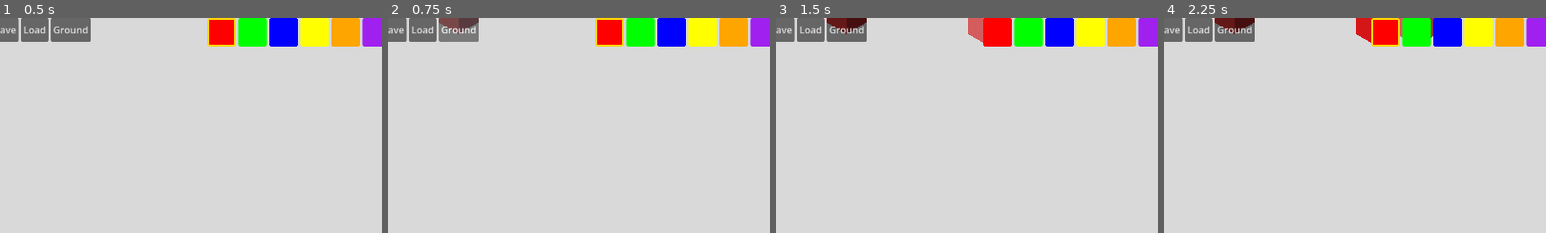
Above: before the commit, frames 1-4 (left to right).
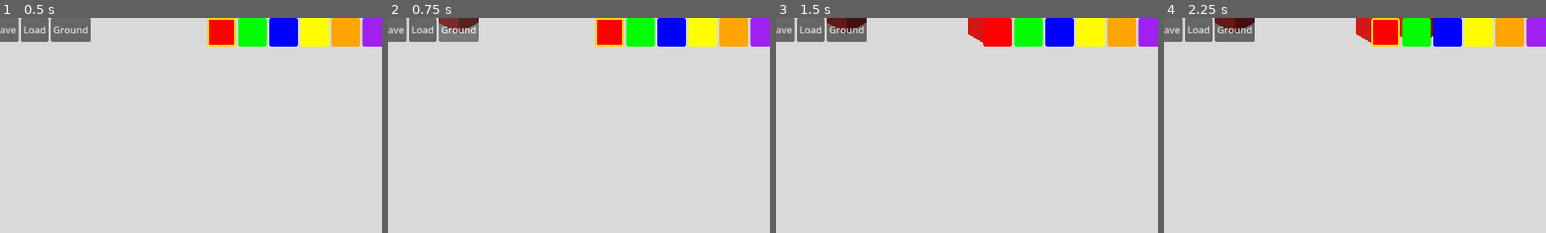
Above: after the commit, the same moments.

Repository: shbshc/building-game
Game: Godot game, scene res://scenes/main.tscn
The game is run twice, just before and just after one commit, with the same random seed, the same clock (stepped at 60 frames per second) and the same inputs.
Inputs (mouse positions are % of the whole screen's width and height, from its top left):
- Up to frame 1 (0.5 s): no input
- Up to frame 2 (0.75 s): click "Ground" at 0.5 s
- Up to frame 3 (1.5 s): click (30, 3) at 1.25 s
- Up to frame 4 (2.25 s): click (34, 3) at 2 s
The pictures show only the part of the screen within x 1-51%, y 0-50%; the shares and areas given below are measured in that part.

Frame 1 is identical in both runs. In frame 2, 0.4% of the frame differs, in the area x 13-24%, y 0-8%; in frame 3, 0.4%; in frame 4, 0.1%.

Commit message:
fix: smooth rotation, left-drag panning with screen-axis alignment, middle-click deselect

Diff:
--- a/scripts/camera_rig.gd
+++ b/scripts/camera_rig.gd
@@ -8,11 +8,10 @@
 @export var max_ortho := 40.0
 @export var min_pitch := 10.0
 @export var max_pitch := 60.0
-@export var rotation_speed := 90.0
+@export var rotate_speed := 60.0
 @export var zoom_speed := 10.0
 @export var pan_sensitivity := 200.0
 
-var target_yaw := 45.0
 var target_pitch := 35.264
 var target_ortho := 15.0
 var is_dragging := false
@@ -27,27 +26,29 @@
     update_camera_transform()
 
 func _process(delta):
-    var yaw_diff = target_yaw - yaw_angle
-    if abs(yaw_diff) > 0.01:
-        yaw_angle += sign(yaw_diff) * min(abs(yaw_diff), rotation_speed * delta)
-    var pitch_diff = target_pitch - pitch_angle
-    if abs(pitch_diff) > 0.01:
-        pitch_angle += sign(pitch_diff) * min(abs(pitch_diff), rotation_speed * delta)
-    var ortho_diff = target_ortho - ortho_size
-    if abs(ortho_diff) > 0.01:
-        ortho_size += ortho_diff * zoom_speed * delta
-    camera.size = ortho_size
-    update_camera_transform()
-    if Input.is_action_just_pressed("rotate_left"):
-        target_yaw -= 90.0
-        target_yaw = fposmod(target_yaw, 360.0)
-    if Input.is_action_just_pressed("rotate_right"):
-        target_yaw += 90.0
-        target_yaw = fposmod(target_yaw, 360.0)
+    # Smooth rotation
+    if Input.is_action_pressed("rotate_left"):
+        yaw_angle -= rotate_speed * delta
+    if Input.is_action_pressed("rotate_right"):
+        yaw_angle += rotate_speed * delta
+
+    # Smooth pitch
     if Input.is_action_pressed("pitch_up"):
         target_pitch = clamp(target_pitch - 30.0 * delta, min_pitch, max_pitch)
     if Input.is_action_pressed("pitch_down"):
         target_pitch = clamp(target_pitch + 30.0 * delta, min_pitch, max_pitch)
+
+    var pitch_diff = target_pitch - pitch_angle
+    if abs(pitch_diff) > 0.01:
+        pitch_angle += sign(pitch_diff) * min(abs(pitch_diff), rotate_speed * delta)
+
+    # Smooth zoom
+    var ortho_diff = target_ortho - ortho_size
+    if abs(ortho_diff) > 0.01:
+        ortho_size += ortho_diff * zoom_speed * delta
+
+    camera.size = ortho_size
+    update_camera_transform()
 
 func _input(event):
     if event is InputEventMouseButton:
@@ -57,21 +58,25 @@
         elif event.button_index == MOUSE_BUTTON_WHEEL_DOWN:
             target_ortho = clamp(target_ortho + 1.0, min_ortho, max_ortho)
             get_viewport().set_input_as_handled()
-        if event.button_index == MOUSE_BUTTON_MIDDLE:
-            if event.pressed:
-                is_dragging = true
-                drag_start = event.position
-                drag_start_pos = global_position
-            else:
-                is_dragging = false
-    if event is InputEventMouseMotion and is_dragging:
-        var delta_pos = event.position - drag_start
-        var right = global_transform.basis.x
-        var forward = global_transform.basis.z
-        forward.y = 0
-        right.y = 0
-        var scale_factor = ortho_size / pan_sensitivity
-        global_position = drag_start_pos + (-right * delta_pos.x - forward * delta_pos.y) * scale_factor
+
+func start_drag(pos: Vector2):
+    is_dragging = true
+    drag_start = pos
+    drag_start_pos = global_position
+
+func stop_drag():
+    is_dragging = false
+
+func do_drag(pos: Vector2):
+    if not is_dragging:
+        return
+    var delta_pos = pos - drag_start
+    var yaw_rad = deg_to_rad(yaw_angle)
+    # Screen-aligned movement vectors
+    var screen_right = Vector3(cos(yaw_rad), 0, -sin(yaw_rad))
+    var screen_down = Vector3(sin(yaw_rad), 0, cos(yaw_rad))
+    var scale_factor = ortho_size / pan_sensitivity
+    global_position = drag_start_pos + (-screen_right * delta_pos.x + screen_down * delta_pos.y) * scale_factor
 
 func update_camera_transform():
     var yaw_rad = deg_to_rad(yaw_angle)
--- a/scripts/inventory.gd
+++ b/scripts/inventory.gd
@@ -89,6 +89,8 @@
     color_changed.emit(index, color)
 
 func get_selected_color() -> Color:
+    if selected_slot < 0 or selected_slot >= SLOT_COUNT:
+        return Color.RED
     return inventory_colors[selected_slot]
 
 func get_inventory_colors() -> Array[Color]:
--- a/scripts/raycast_handler.gd
+++ b/scripts/raycast_handler.gd
@@ -8,6 +8,8 @@
 @onready var block_manager: Node3D = $"../Blocks"
 @onready var highlight: MeshInstance3D = $"../SelectionHighlight"
 @onready var camera: Camera3D = $"../CameraRig/Camera3D"
+@onready var camera_rig: Node3D = $"../CameraRig"
+@onready var inventory = $"../UI/InventoryBar"
 
 func _ready():
     highlight.visible = false
@@ -18,6 +20,7 @@
         return
 
     if event is InputEventMouseButton:
+        # Left click
         if event.button_index == MOUSE_BUTTON_LEFT:
             if event.pressed:
                 mouse_pressed = true
@@ -28,16 +31,30 @@
                 mouse_pressed = false
                 if not mouse_moved:
                     _handle_left_click()
+                camera_rig.stop_drag()
+
+        # Right click - delete block
         elif event.button_index == MOUSE_BUTTON_RIGHT and event.pressed:
             _handle_right_click()
+
+        # Middle click - deselect
+        elif event.button_index == MOUSE_BUTTON_MIDDLE and event.pressed:
+            inventory.selected_slot = -1
+            inventory._update_selection_highlight()
+            highlight.visible = false
+            get_viewport().set_input_as_handled()
 
     if event is InputEventMouseMotion:
         if mouse_pressed:
             if event.position.distance_to(mouse_start_pos) > DRAG_THRESHOLD:
-                mouse_moved = true
-        _update_highlight()
+                if not mouse_moved:
+                    mouse_moved = true
+                    camera_rig.start_drag(mouse_start_pos)
+                camera_rig.do_drag(event.position)
 
 func _handle_left_click():
+    if inventory.selected_slot < 0:
+        return
     var result = _raycast()
     if result:
         var grid_pos = _world_to_grid(result.position, result.normal)
@@ -66,7 +83,7 @@
 
 func _update_highlight():
     var result = _raycast()
-    if result:
+    if result and inventory.selected_slot >= 0:
         var grid_pos = _world_to_grid(result.position, result.normal)
         if grid_pos != null and block_manager.can_place_at(grid_pos):
             highlight.visible = true
Not shown, added: scripts/ground_color_picker.gd.uid
